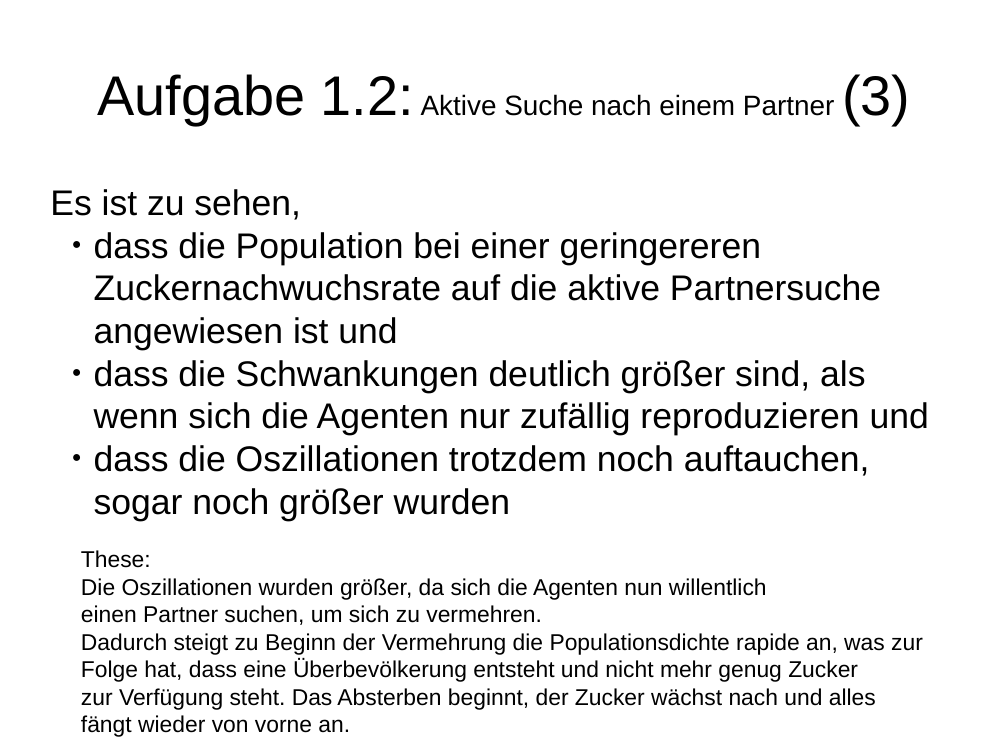
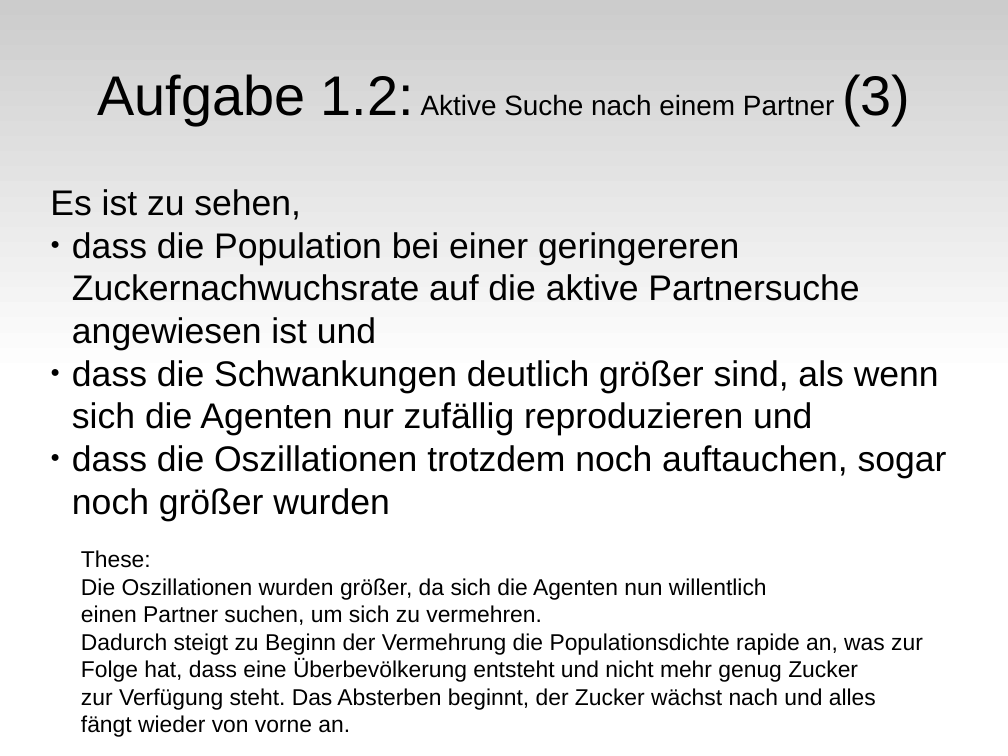
Before and after one commit to wsmirnow/Sugarscape, a slide deck: slide 22 of Presentation/Presentation.odp. Drawn at 1008x756 pixels with LibreOffice and Linux fonts; fonts in the diff are those of the drawing. Boxes give left, top, right and bottom in pixels: in the first picture for what was removed or moved away, otherwise in the second. Text is boxed around its words. In the diff, an @@ line names an element or a change of style, - is before the commit and + after.

Commit message:
style

```diff
--- a/Presentation/Presentation.odp
+++ b/Presentation/Presentation.odp
@@ rectangle added at box(0, 0, 1008, 378), fill gradient #CCCCCC to #FFFFFF @@
@@ subtitle at box(72, 232, 947, 521): list level 2 to 1 in "dass die Population bei einer ..."; list level 2 to 1 in "dass die Schwankungen deutlich größer ..."; list level 2 to 1 in "dass die Oszillationen trotzdem noch ..." @@
```
Also in this commit, not shown: 28 other slides changed.
